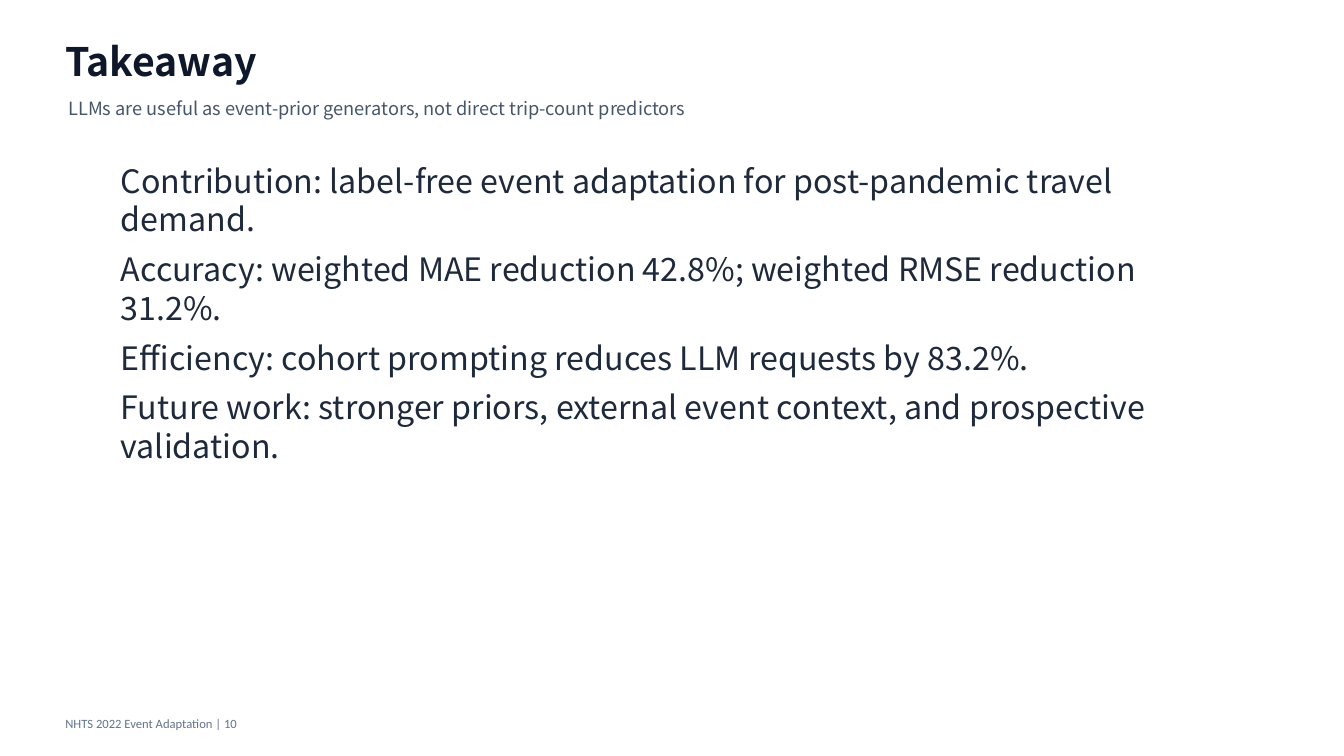
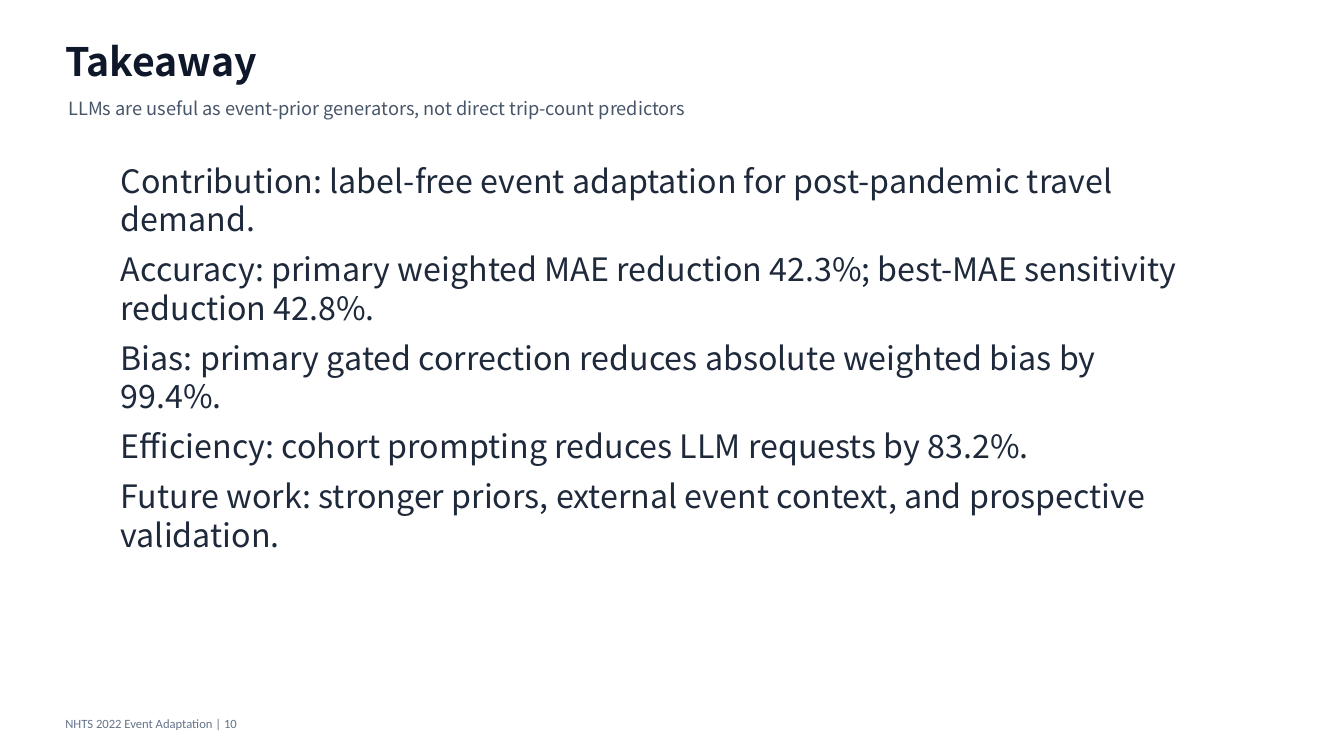
Before and after one commit to Lrving-code/NHTS-Travel-Prediction, a slide deck: slide 10 of outputs/final_project/NHTS_LLM_Event_Adaptation_Presentation.pptx. Drawn at 1344x756 pixels with LibreOffice and Linux fonts; fonts in the diff are those of the drawing. Boxes give left, top, right and bottom in pixels: in the first picture for what was removed or moved away, otherwise in the second. Text is boxed around its words. In the diff, an @@ line names an element or a change of style, - is before the commit and + after.

```diff
--- a/outputs/final_project/NHTS_LLM_Event_Adaptation_Presentation.pptx
+++ b/outputs/final_project/NHTS_LLM_Event_Adaptation_Presentation.pptx
@@ text at (121, 255, 1176, 409): text changed @@
-Accuracy: weighted MAE reduction 42.8%; weighted RMSE reduction 31.2%.
+Accuracy: primary weighted MAE reduction 42.3%; best-MAE sensitivity reduction 42.8%.
+Bias: primary gated correction reduces absolute weighted bias by 99.4%.
```
Also in this commit, not shown: 2 other slides changed, 16 other files.
